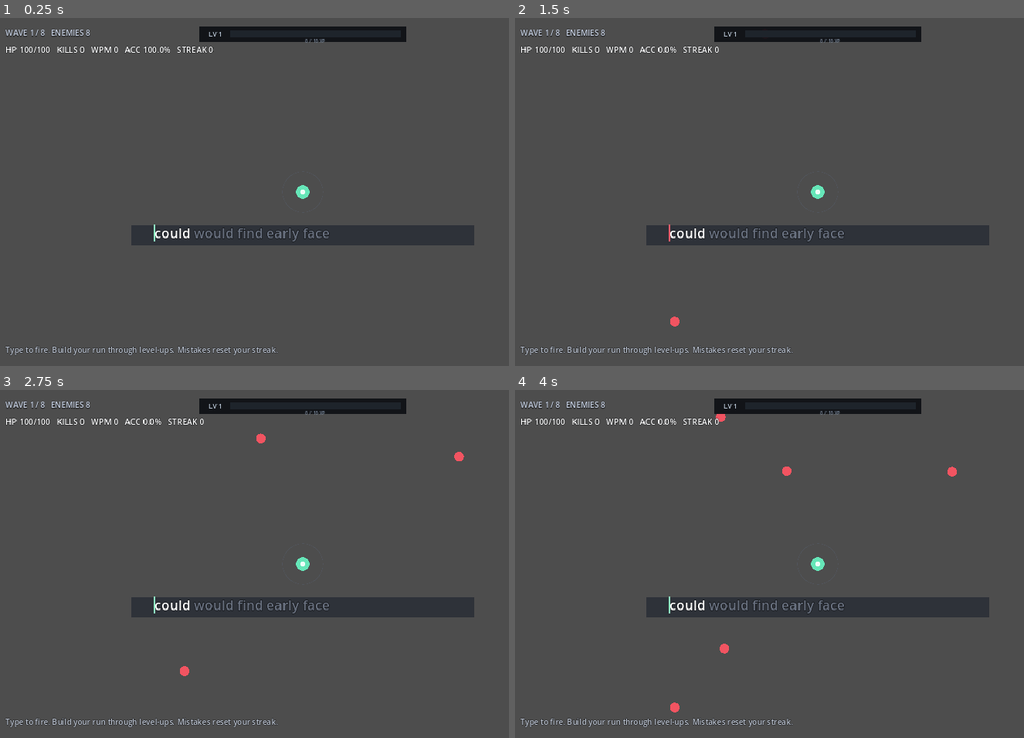
Above: before the commit, frames 1-4 (two rows, left to right).
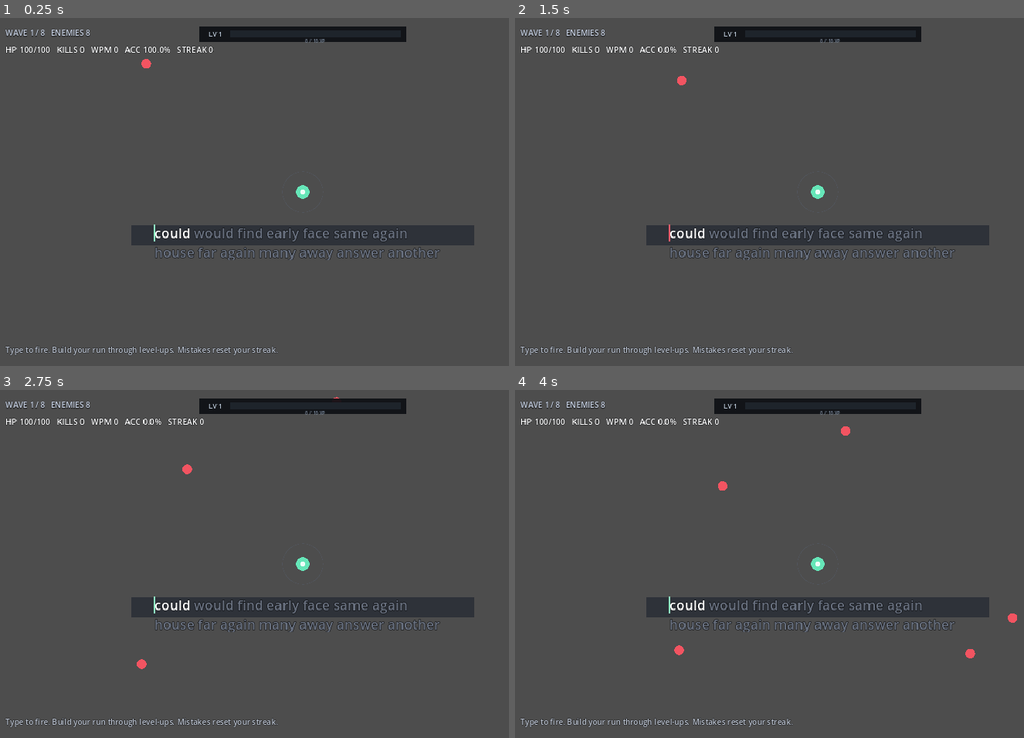
Above: after the commit, the same moments.

Repository: jlcuenca00/typing-roguelite
Game: Godot game, scene res://scenes/Main.tscn
Same seed, same stepped clock (60 frames per second), same inputs: the game is played once before the commit and once after it.
Inputs:
- Up to frame 1 (0.25 s): no input
- Up to frame 2 (1.5 s): tap Enter at 0.5 s; tap R at 0.6, 1.35 s
- Up to frame 3 (2.75 s): tap R at 2.1 s
- Up to frame 4 (4 s): tap R at 2.85, 3.6 s

The runs differ from the first frame. In frame 1, 0.9% of the frame differs, in the area x 27-87%, y 11-70%; in frame 2, 0.9%; in frame 3, 1.1%; in frame 4, 1.3%, in the area x 30-99%, y 6-93%.
Error after the commit: Invalid assignment of property or key 'visible' with value of type 'bool' on a base object of type 'null instance'. (res://scripts/main.gd:959)

Commit message:
ux: monkeytype-style two-line typing and explicit wave breaks

Diff:
--- a/game/scripts/main.gd
+++ b/game/scripts/main.gd
@@ -11,9 +11,10 @@
 const DANGER_RADIUS := 42.0
 const BASE_MAX_HP := 100.0
 
-const WORD_BUFFER := 6
-const VISIBLE_WORDS := 5
-const FIXED_WORD_X := 48.0
+const WORD_BUFFER := 24
+const TYPING_LINE_WIDTH := 614.0
+const TYPING_LINE_HEIGHT := 36.0
+const TYPING_LEFT_X := 48.0
 
 const TOTAL_WAVES := 8
 # Waves are defined by enemy count, not a timer. Early waves are small and
@@ -35,10 +36,14 @@
 # Typing state ----------------------------------------------------------------
 var word_pool: Array[String] = []
 var word_queue: Array[String] = []
+var active_word_index := 0
 var typed_index := 0
-
-var caret_target_x := FIXED_WORD_X
-var caret_visual_x := FIXED_WORD_X
+var typing_line_offset_y := 0.0
+
+var caret_target_x := TYPING_LEFT_X
+var caret_target_y := 4.0
+var caret_visual_x := TYPING_LEFT_X
+var caret_visual_y := 4.0
 var caret_initialized := false
 var caret_idle_time := 0.0
 
@@ -73,6 +78,8 @@
 var wave_resolved_count := 0
 var wave_spawning := true
 var wave_intermission := false
+var wave_continue_waiting := false
+var wave_continue_typed := ""
 
 var correct_keys := 0
 var incorrect_keys := 0
@@ -92,6 +99,7 @@
 var upgrade_typed := ""
 var upgrade_error_time := 0.0
 var xp_hud_pulse := 0.0
+var xp_impact_time := 0.0
 
 var reaction_counts := {
 	"shatter": 0,
@@ -104,9 +112,10 @@
 @onready var typing_caret: ColorRect = $HUD/TypingViewport/TypingCaret
 @onready var stats_label: Label = $HUD/Stats
 
-@onready var xp_panel: ColorRect = $HUD/XPPanel
-@onready var xp_bar_background: ColorRect = $HUD/XPPanel/XPBarBackground
+@onready var xp_panel: Control = $HUD/XPPanel
+@onready var xp_bar_background: Control = $HUD/XPPanel/XPBarBackground
 @onready var xp_bar_fill: ColorRect = $HUD/XPPanel/XPBarBackground/XPBarFill
+@onready var xp_impact_flash: ColorRect = $HUD/XPPanel/XPBarBackground/XPImpactFlash
 @onready var xp_count_label: Label = $HUD/XPPanel/XPCount
 @onready var level_label: Label = $HUD/XPPanel/LevelLabel
 @onready var wave_label: Label = $HUD/WaveLabel
@@ -147,6 +156,7 @@
 
 
 func _process(delta: float) -> void:
+	_update_typing_line_motion(delta)
 	_update_typing_caret(delta)
 	_update_xp_hud(delta)
 	upgrade_error_time = maxf(upgrade_error_time - delta, 0.0)
@@ -207,6 +217,13 @@
 			get_tree().reload_current_scene()
 		return
 
+	if wave_continue_waiting:
+		if event.unicode != 0:
+			var continue_key := char(event.unicode).to_lower()
+			if continue_key.length() == 1 and continue_key >= "a" and continue_key <= "z":
+				_handle_wave_continue_typing(continue_key)
+		return
+
 	if wave_intermission and not level_up_open:
 		return
 
@@ -280,42 +297,9 @@
 
 
 func _get_current_word() -> String:
-	if word_queue.is_empty():
+	if active_word_index < 0 or active_word_index >= word_queue.size():
 		return ""
-	return word_queue[0]
-
-
-func _complete_word(completed_word: String) -> void:
-	words_completed += 1
-	typed_index = 0
-	word_queue.pop_front()
-	_ensure_word_buffer()
-
-	# The reading anchor never moves. The next word was already visible and
-	# simply becomes the active word at the exact same left edge.
-	_update_typing_ui()
-	caret_visual_x = FIXED_WORD_X
-	caret_target_x = FIXED_WORD_X
-
-	_emit_combat_trigger("word_complete", {
-		"word": completed_word,
-		"word_length": completed_word.length(),
-		"streak": streak
-	})
-
-
-func _update_typing_ui() -> void:
-	if word_queue.is_empty():
-		return
-
-	var pieces: Array[String] = []
-	pieces.append("[color=#ffffff]" + word_queue[0] + "[/color]")
-
-	for i in range(1, mini(VISIBLE_WORDS, word_queue.size())):
-		pieces.append("[color=#697180]" + word_queue[i] + "[/color]")
-
-	typing_panel.text = " ".join(pieces)
-	typing_panel.position.x = FIXED_WORD_X
+	return word_queue[active_word_index]
 
 
 func _measure_text_width(value: String) -> float:
@@ -332,6 +316,135 @@
 	).x
 
 
+func _build_typing_lines() -> Array[Dictionary]:
+	var lines: Array[Dictionary] = []
+	var start_index := 0
+	var line_width := 0.0
+	var space_width := _measure_text_width(" ")
+
+	for i in range(word_queue.size()):
+		var word_width := _measure_text_width(word_queue[i])
+		var added_width := word_width
+		if i > start_index:
+			added_width += space_width
+
+		if line_width > 0.0 and line_width + added_width > TYPING_LINE_WIDTH:
+			lines.append({
+				"start": start_index,
+				"end": i,
+				"width": line_width
+			})
+			start_index = i
+			line_width = word_width
+		else:
+			line_width += added_width
+
+		if lines.size() >= 2:
+			break
+
+	if lines.size() < 2 and start_index < word_queue.size():
+		lines.append({
+			"start": start_index,
+			"end": word_queue.size(),
+			"width": line_width
+		})
+
+	return lines
+
+
+func _complete_word(completed_word: String) -> void:
+	words_completed += 1
+	typed_index = 0
+	active_word_index += 1
+	_ensure_word_buffer()
+
+	# Completed words remain in place and fade. Only after an entire line is
+	# finished do we move the next line upward, matching Monkeytype's rhythm.
+	var lines := _build_typing_lines()
+	if lines.size() >= 2:
+		var second_line_start := int(lines[1]["start"])
+		if active_word_index >= second_line_start:
+			var remove_count := second_line_start
+			for i in range(remove_count):
+				word_queue.pop_front()
+			active_word_index -= remove_count
+			_ensure_word_buffer()
+			typing_line_offset_y = TYPING_LINE_HEIGHT
+
+	_update_typing_ui()
+
+	_emit_combat_trigger("word_complete", {
+		"word": completed_word,
+		"word_length": completed_word.length(),
+		"streak": streak
+	})
+
+
+func _update_typing_ui() -> void:
+	if word_queue.is_empty():
+		return
+
+	var lines := _build_typing_lines()
+	var rendered_lines: Array[String] = []
+
+	for line_index in range(mini(2, lines.size())):
+		var line: Dictionary = lines[line_index]
+		var pieces: Array[String] = []
+
+		for i in range(int(line["start"]), int(line["end"])):
+			if i < active_word_index:
+				pieces.append("[color=#454c58]" + word_queue[i] + "[/color]")
+			elif i == active_word_index:
+				pieces.append("[color=#ffffff]" + word_queue[i] + "[/color]")
+			else:
+				pieces.append("[color=#697180]" + word_queue[i] + "[/color]")
+
+		rendered_lines.append(" ".join(pieces))
+
+	typing_panel.text = "\n".join(rendered_lines)
+	typing_panel.position.x = TYPING_LEFT_X
+	typing_panel.position.y = typing_line_offset_y
+
+
+func _update_typing_line_motion(delta: float) -> void:
+	if typing_line_offset_y <= 0.01:
+		typing_line_offset_y = 0.0
+		typing_panel.position.y = 0.0
+		return
+
+	var follow := 1.0 - exp(-22.0 * delta)
+	typing_line_offset_y = lerpf(typing_line_offset_y, 0.0, follow)
+	typing_panel.position.y = typing_line_offset_y
+
+
+func _get_active_word_line_data() -> Dictionary:
+	var lines := _build_typing_lines()
+
+	for line_index in range(lines.size()):
+		var line: Dictionary = lines[line_index]
+		var start := int(line["start"])
+		var end := int(line["end"])
+
+		if active_word_index >= start and active_word_index < end:
+			var prefix_words: Array[String] = []
+			for i in range(start, active_word_index):
+				prefix_words.append(word_queue[i])
+
+			var prefix := ""
+			if not prefix_words.is_empty():
+				prefix = " ".join(prefix_words) + " "
+
+			return {
+				"line": line_index,
+				"prefix_width": _measure_text_width(prefix)
+			}
+
+	return {
+		"line": 0,
+		"prefix_width": 0.0
+	}
+
+
 func _update_typing_caret(delta: float) -> void:
 	if word_queue.is_empty():
 		return
@@ -341,15 +454,20 @@
 	var current := _get_current_word()
 	var completed := current.substr(0, typed_index)
 	var completed_width := _measure_text_width(completed)
-	caret_target_x = FIXED_WORD_X + completed_width - typing_caret.size.x * 0.5
+	var line_data := _get_active_word_line_data()
+
+	caret_target_x = TYPING_LEFT_X + float(line_data["prefix_width"]) + completed_width - typing_caret.size.x * 0.5
+	caret_target_y = 4.0 + float(line_data["line"]) * TYPING_LINE_HEIGHT + typing_line_offset_y
 
 	if not caret_initialized:
 		caret_visual_x = caret_target_x
+		caret_visual_y = caret_target_y
 		caret_initialized = true
 
 	var follow := 1.0 - exp(-38.0 * delta)
 	caret_visual_x = lerpf(caret_visual_x, caret_target_x, follow)
-	typing_caret.position.x = caret_visual_x
+	caret_visual_y = lerpf(caret_visual_y, caret_target_y, follow)
+	typing_caret.position = Vector2(caret_visual_x, caret_visual_y)
 
 	if error_flash > 0.0:
 		typing_caret.color = Color(1.0, 0.36, 0.42, 1.0)
@@ -830,12 +948,17 @@
 
 func _update_xp_hud(delta: float) -> void:
 	xp_hud_pulse = maxf(xp_hud_pulse - delta, 0.0)
+	xp_impact_time = maxf(xp_impact_time - delta, 0.0)
+
 	var pulse := clampf(xp_hud_pulse / 0.18, 0.0, 1.0)
-	xp_panel.color = Color(0.055, 0.064, 0.080, 0.94)
 	xp_bar_fill.color = Color(0.42, 0.95, 0.72, 1.0).lerp(
 		Color(0.82, 1.0, 0.91, 1.0),
 		pulse * 0.75
 	)
+
+	xp_impact_flash.visible = xp_impact_time > 0.0
+	if xp_impact_flash.visible:
+		xp_impact_flash.modulate.a = clampf(xp_impact_time / 0.18, 0.0, 1.0)
 
 
 func _load_upgrades() -> void:
@@ -1062,7 +1185,7 @@
 	if pending_level_ups > 0:
 		call_deferred("_open_level_up")
 	else:
-		_start_next_wave()
+		_open_wave_continue()
 
 
 func _apply_upgrade(upgrade: Dictionary) -> void:
@@ -1163,6 +1286,41 @@
 	if pending_level_ups > 0:
 		call_deferred("_open_level_up")
 	else:
+		_open_wave_continue()
+
+
+func _open_wave_continue() -> void:
+	level_up_open = false
+	wave_continue_waiting = true
+	wave_continue_typed = ""
+	upgrade_overlay.visible = true
+	upgrade_title.text = "WAVE %d CLEARED" % current_wave
+	upgrade_subtitle.text = "Type READY to begin Wave %d" % (current_wave + 1)
+
+	for card in upgrade_card_nodes:
+		card.visible = false
+
+
+func _handle_wave_continue_typing(typed: String) -> void:
+	const COMMAND := "ready"
+	var expected_index := wave_continue_typed.length()
+
+	if expected_index < COMMAND.length() and typed == COMMAND.substr(expected_index, 1):
+		wave_continue_typed += typed
+	else:
+		wave_continue_typed = typed if typed == "r" else ""
+
+	var shown := wave_continue_typed.to_upper()
+	var remaining := COMMAND.substr(wave_continue_typed.length()).to_upper()
+	upgrade_subtitle.text = "Type %s%s to begin Wave %d" % [
+		shown,
+		remaining,
+		current_wave + 1
+	]
+
+	if wave_continue_typed.length() >= COMMAND.length():
+		wave_continue_waiting = false
+		wave_continue_typed = ""
 		_start_next_wave()
 
 
@@ -1171,6 +1329,7 @@
 		return
 
 	level_up_open = false
+	wave_continue_waiting = false
 	upgrade_overlay.visible = false
 	wave_intermission = false
 	current_wave += 1
@@ -1274,32 +1433,42 @@
 	var bar_left := xp_bar_background.global_position.x
 	var bar_width := xp_bar_background.size.x
 	var target_x := bar_left + normalized_x * bar_width
-	var target_y := xp_bar_background.global_position.y + xp_bar_background.size.y * 0.5
-
-	# XP should read as a burst of small particles, not a collectible orb.
-	_spawn_impact_particles(
-		position,
-		Color(0.42, 0.95, 0.72),
-		10
-	)
-
+	# Land at the lower edge of the HUD bar so the world-space particles remain
+	# visible right up to impact instead of disappearing underneath the HUD.
+	var target_y := xp_bar_background.global_position.y + xp_bar_background.size.y + 2.0
+
+	# Strong source burst: this is the main XP readability cue.
+	for i in range(12):
+		var angle := rng.randf_range(0.0, TAU)
+		particles.append({
+			"position": position,
+			"velocity": Vector2.RIGHT.rotated(angle) * rng.randf_range(45.0, 115.0),
+			"life": rng.randf_range(0.24, 0.38),
+			"max_life": 0.38,
+			"color": Color(0.50, 1.0, 0.76),
+			"size": rng.randf_range(2.0, 3.4),
+			"kind": "impact"
+		})
+
+	# Small tracer particles carry the motion to the bar without reading as an
+	# orb or pickup object.
 	for i in range(5):
-		var launch_angle := rng.randf_range(-2.7, -0.45)
+		var launch_angle := rng.randf_range(-2.65, -0.50)
 		particles.append({
 			"position": position + Vector2(
-				rng.randf_range(-3.0, 3.0),
-				rng.randf_range(-3.0, 3.0)
+				rng.randf_range(-4.0, 4.0),
+				rng.randf_range(-4.0, 4.0)
 			),
-			"velocity": Vector2.RIGHT.rotated(launch_angle) * rng.randf_range(55.0, 105.0),
+			"velocity": Vector2.RIGHT.rotated(launch_angle) * rng.randf_range(70.0, 120.0),
 			"target": Vector2(
-				target_x + rng.randf_range(-7.0, 7.0),
+				target_x + rng.randf_range(-6.0, 6.0),
 				target_y + rng.randf_range(-2.0, 2.0)
 			),
-			"homing_delay": 0.08 + float(i) * 0.035,
-			"life": 1.8,
-			"max_life": 1.8,
-			"color": Color(0.42, 0.95, 0.72),
-			"size": rng.randf_range(2.2, 3.0),
+			"homing_delay": 0.10 + float(i) * 0.035,
+			"life": 2.0,
+			"max_life": 2.0,
+			"color": Color(0.50, 1.0, 0.76),
+			"size": rng.randf_range(2.0, 2.7),
 			"kind": "xp",
 			"amount": amount if i == 0 else 0
 		})
@@ -1320,8 +1489,8 @@
 				var pos: Vector2 = particle["position"]
 				var target: Vector2 = particle["target"]
 				var to_target := target - pos
-				var desired := to_target.normalized() * 640.0
-				var follow := 1.0 - exp(-5.2 * delta)
+				var desired := to_target.normalized() * 520.0
+				var follow := 1.0 - exp(-4.8 * delta)
 				particle["velocity"] = Vector2(
 					particle["velocity"]
 				).lerp(desired, follow)
@@ -1331,17 +1500,15 @@
 					if amount > 0:
 						_grant_xp(amount)
 						xp_hud_pulse = 0.18
-						_spawn_impact_particles(
-							target,
-							Color(0.42, 0.95, 0.72),
-							9
-						)
-					else:
-						_spawn_impact_particles(
-							target,
-							Color(0.42, 0.95, 0.72),
-							2
-						)
+						_trigger_xp_bar_impact(target.x)
+
+					# Tiny world-space landing burst remains visible just under
+					# the HUD while the HUD marker flashes at the impact point.
+					_spawn_impact_particles(
+						target,
+						Color(0.50, 1.0, 0.76),
+						4 if amount > 0 else 1
+					)
 					particles.remove_at(i)
 					continue
 		else:
@@ -1361,9 +1528,22 @@
 				if amount > 0:
 					_grant_xp(amount)
 					xp_hud_pulse = 0.18
+					_trigger_xp_bar_impact(float(particle["target"].x))
 			particles.remove_at(i)
 		else:
 			particles[i] = particle
+
+
+func _trigger_xp_bar_impact(global_x: float) -> void:
+	var local_x := global_x - xp_bar_background.global_position.x
+	xp_impact_flash.position.x = clampf(
+		local_x - xp_impact_flash.size.x * 0.5,
+		0.0,
+		xp_bar_background.size.x - xp_impact_flash.size.x
+	)
+	xp_impact_time = 0.18
+	xp_impact_flash.visible = true
+	xp_impact_flash.modulate.a = 1.0
 
 
 func _spawn_damage_number(
